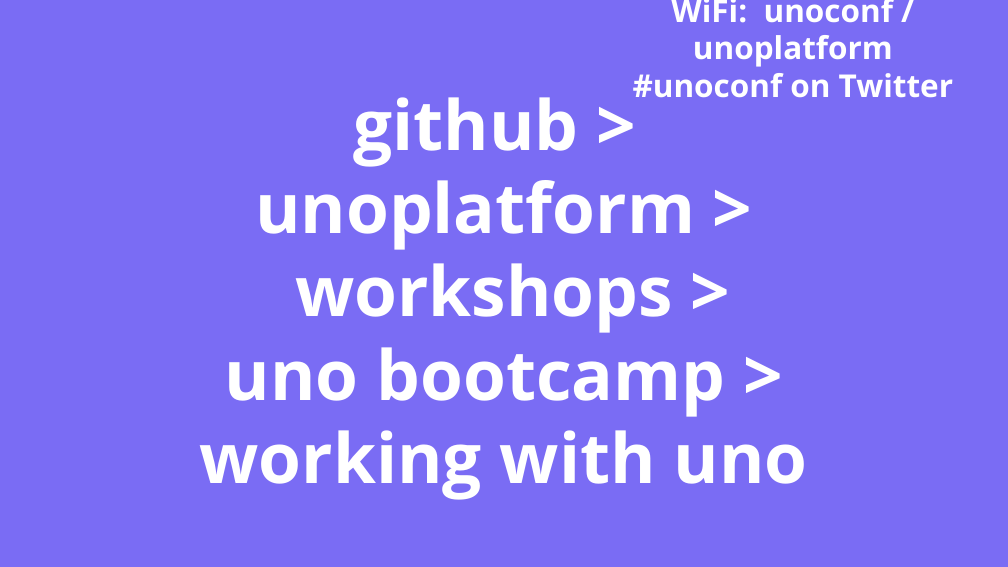
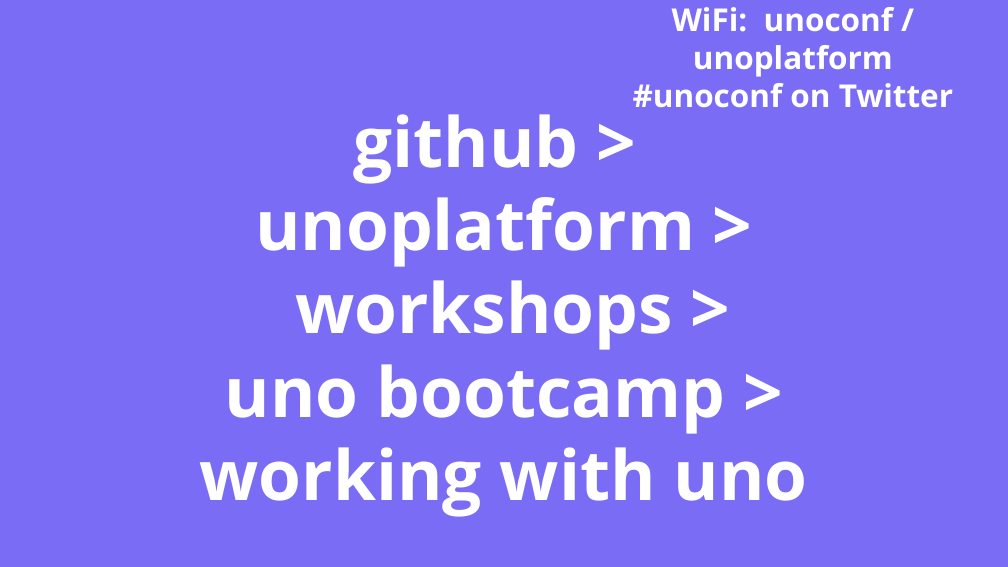
Before and after one commit to unoplatform/workshops, a slide deck: slide 46 of uno-bootcamp/slides/uno-bootcamp.pptx. Drawn at 1008x567 pixels with LibreOffice and Linux fonts; fonts in the diff are those of the drawing; background and template pictures are left out. Boxes give left, top, right and bottom in pixels: in the first picture for what was removed or moved away, otherwise in the second. Text is boxed around its words. In the diff, an @@ line names an element or a change of style, - is before the commit and + after.

```diff
--- a/uno-bootcamp/slides/uno-bootcamp.pptx
+++ b/uno-bootcamp/slides/uno-bootcamp.pptx
@@ text "WiFi: unoconf / unoplatform": place and size @@
-text "WiFi: unoconf / unoplatform" at [633, 0, 953, 98]
+text "WiFi: unoconf / unoplatform" at [633, 7, 953, 108]
@@ text "github > unoplatform > workshops ...": place and size @@
-text "github > unoplatform > workshops ..." at [200, 97, 808, 500]
+text "github > unoplatform > workshops ..." at [200, 114, 808, 517]
```
Also in this commit, not shown: 24 other slides changed.
